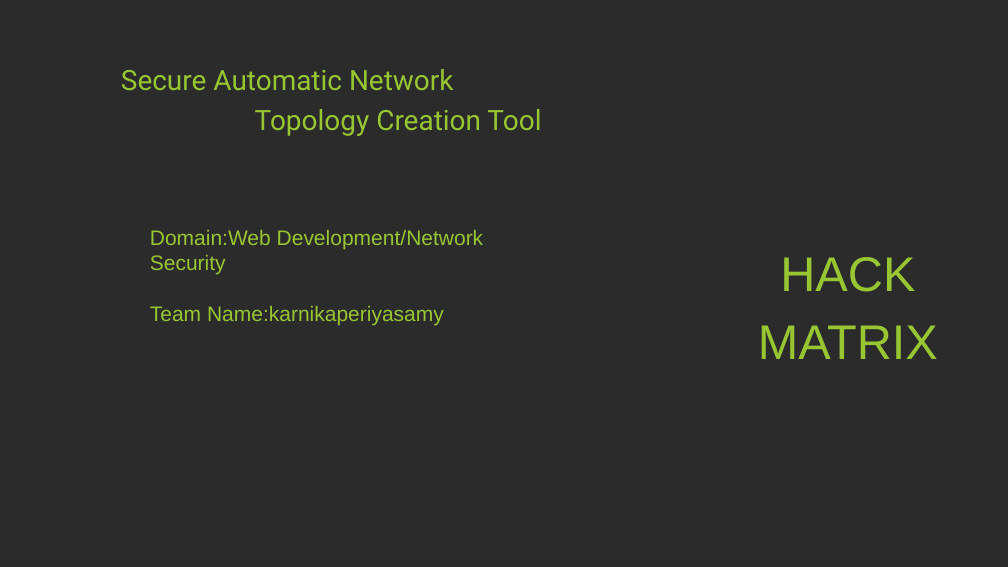
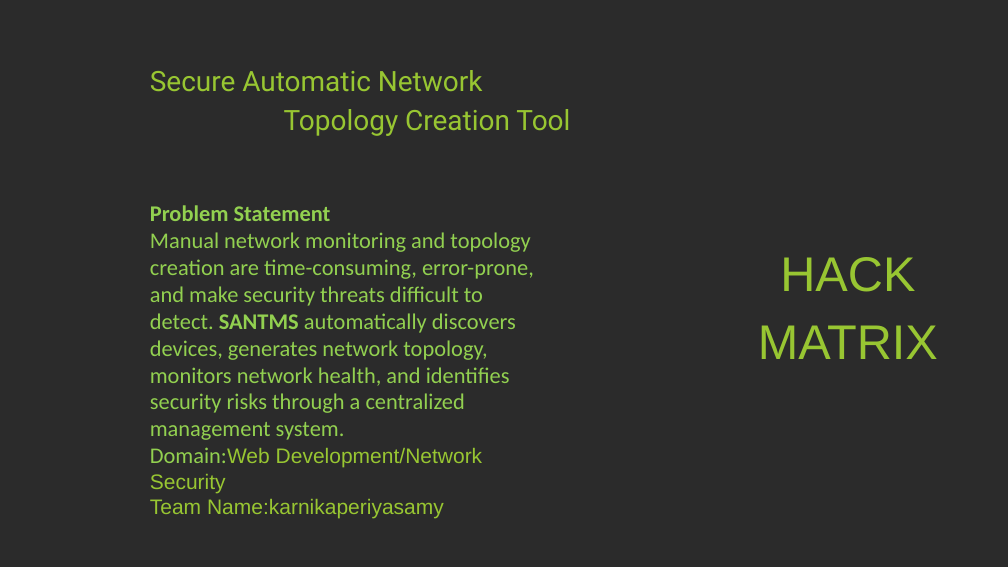
Before and after one commit to karnikaperiyasamy/AutoNetworkTopology-HackMatrix2026, a slide deck: slide 1 of HackMatrix_presentation.pptx. Drawn at 1008x567 pixels with LibreOffice and Linux fonts; fonts in the diff are those of the drawing; background and template pictures are left out; a plain dark background stands for a picture behind light text. Boxes give left, top, right and bottom in pixels: in the first picture for what was removed or moved away, otherwise in the second. Text is boxed around its words. In the diff, an @@ line names an element or a change of style, - is before the commit and + after.

```diff
--- a/HackMatrix_presentation.pptx
+++ b/HackMatrix_presentation.pptx
@@ text "Secure Automatic Network Topology Creation ...": place and size @@
-text "Secure Automatic Network Topology Creation ..." at [121,69,541,136]
+text "Secure Automatic Network Topology Creation ..." at [150,70,570,136]
@@ text at [150,205,534,518]: text changed; size 30 to 32 pt; font Arial to Calibri; text colour #98C632 to #92D050 @@
-Domain:Web Development/Network Security
-Team Name:karnikaperiyasamy
+Problem Statement
+Manual network monitoring and topology creation are time-consuming, error-prone, and make security threats difficult to detect. SANTMS automatically discovers devices, generates network topology, monitors network health, and identifies security risks through a centralized management system.
+Domain:Web Development/Network Security
+Team Name:karnikaperiyasamy
```
Also in this commit, not shown: 2 other files.
